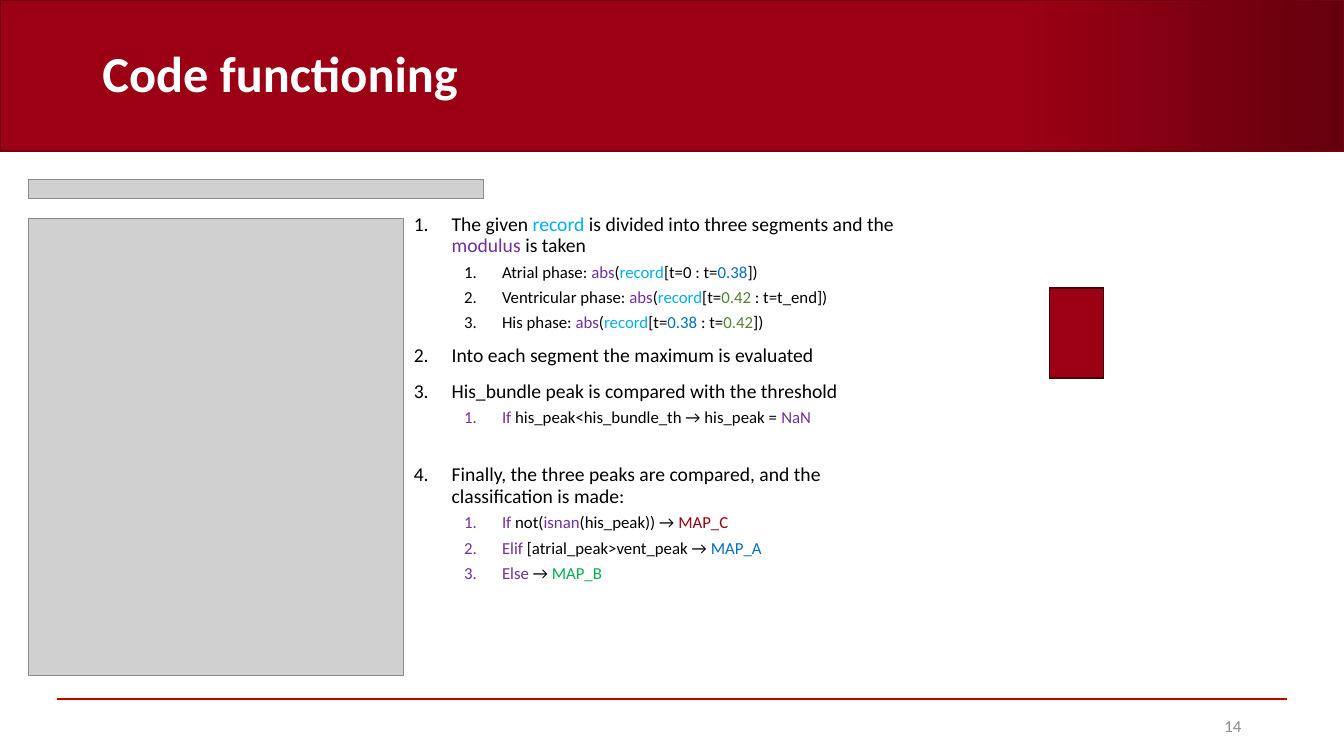
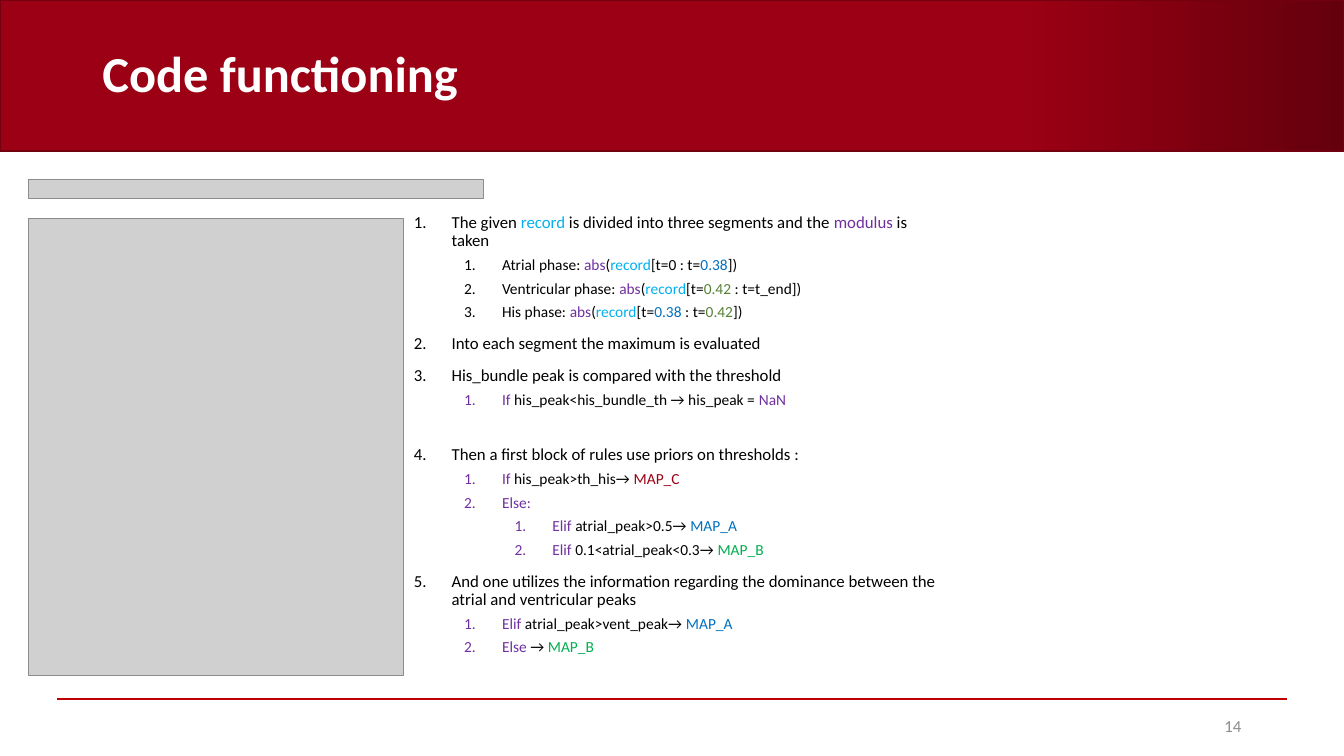
Before and after one commit to AndreaCorrado00/Tesi_magistrale_Corrado_Andrea, a slide deck: slide 14 of Documentation/5. Heuristic classifier strategy C.pptx. Drawn at 1344x756 pixels with LibreOffice and Linux fonts; fonts in the diff are those of the drawing; grey boxes stand for pictures; background and template pictures are left out. Boxes give left, top, right and bottom in pixels: in the first picture for what was removed or moved away, otherwise in the second. Text is boxed around its words. In the diff, an @@ line names an element or a change of style, - is before the commit and + after.

Commit message:
strategies B_2 and C_2 functioning

```diff
--- a/Documentation/5. Heuristic classifier strategy C.pptx
+++ b/Documentation/5. Heuristic classifier strategy C.pptx
@@ text at <box>452,216,907,654</box>: size 14 to 12 pt in "The given record is divided into three ...", "Into each segment the maximum is evaluated", "His_bundle peak is compared with the threshold"; size 12 to 11 pt in "Atrial phase: abs(record[t=0 : t=0.38])", "Ventricular phase: abs(record[t=0.42 : t=t_end])", "His phase: abs(record[t=0.38 : t=0.42])", "If his_peak<his_bundle_th → his_peak = NaN" and 1 more places @@
@@ rectangle removed at <box>1050,288,1104,378</box> @@
@@ text at <box>452,448,935,632</box>: text changed; size 14 to 12 pt @@
-4. Finally, the three peaks are compared, and the classification is made:
-  1. If not(isnan(his_peak)) → MAP_C
-  2. Elif [atrial_peak>vent_peak → MAP_A
+4. Then a first block of rules use priors on thresholds :
+  1. If his_peak>th_his→ MAP_C
+  2. Else:
+    1. Elif atrial_peak>0.5→ MAP_A
+    2. Elif 0.1<atrial_peak<0.3→ MAP_B
+5. And one utilizes the information regarding the dominance between the atrial and ventricular peaks
+  1. Elif atrial_peak>vent_peak→ MAP_A
```
Also in this commit, not shown: 8 other slides changed, 9 other files.
